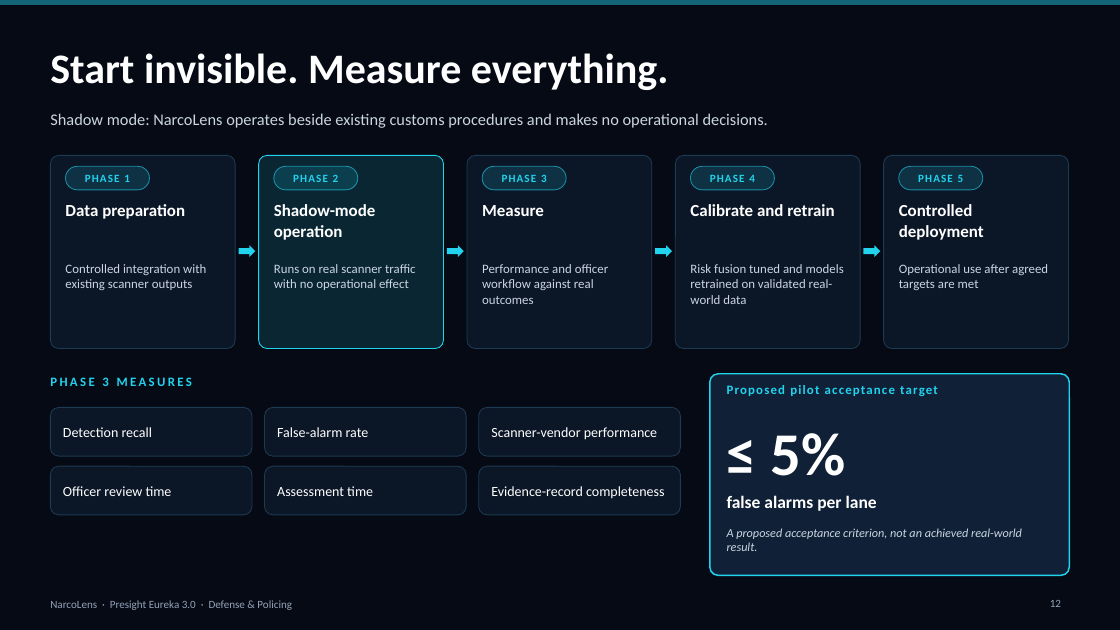
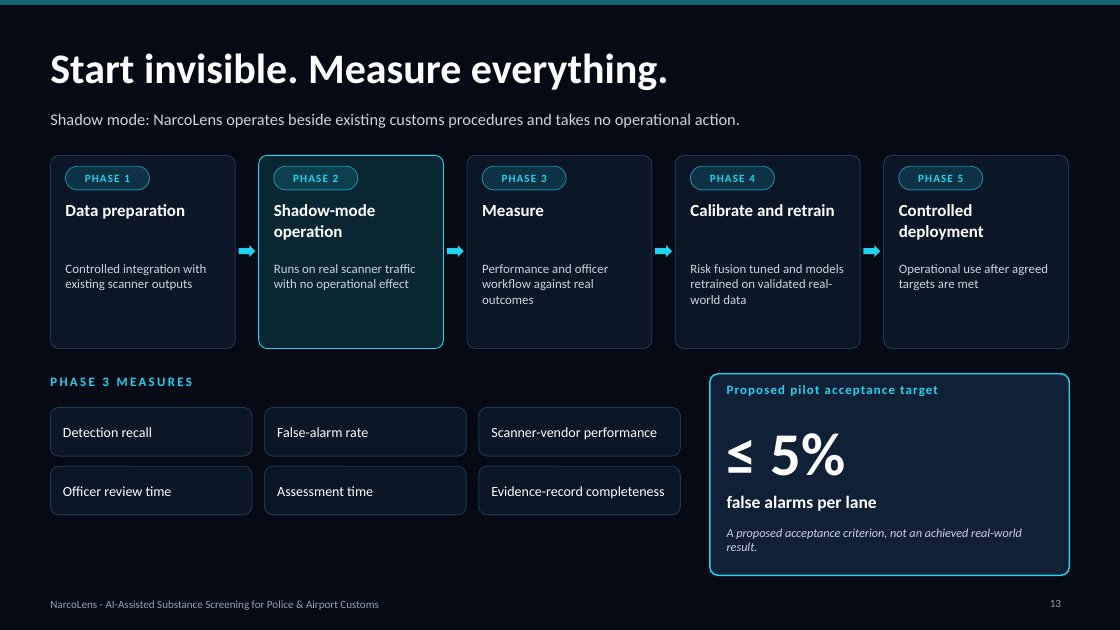
Before and after one commit to farahshaik14/narcolens-eureka, a slide deck: slide 13 of narcolens-pitch-deck.pptx (slide 12 before the commit). Drawn at 1120x630 pixels with LibreOffice and Linux fonts; fonts in the diff are those of the drawing. Boxes give left, top, right and bottom in pixels: in the first picture for what was removed or moved away, otherwise in the second. Text is boxed around its words. In the diff, an @@ line names an element or a change of style, - is before the commit and + after.

Commit message:
Pitch deck: new tagline, roles slide, wording and footer updates

```diff
--- a/narcolens-pitch-deck.pptx
+++ b/narcolens-pitch-deck.pptx
@@ text at [50,113,740,128]: text changed @@
-Shadow mode: NarcoLens operates beside existing customs procedures and makes no operational decisions.
+Shadow mode: NarcoLens operates beside existing customs procedures and takes no operational action.
@@ text removed at [50,600,292,610] @@
-NarcoLens · Presight Eureka 3.0 · Defense & Policing
@@ text added at [50,600,378,610], 9.5 pt, text #94A3B8 @@
+NarcoLens - AI-Assisted Substance Screening for Police & Airport Customs
```
Also in this commit, not shown: 15 other slides changed, 1 slide added, 4 other files.
